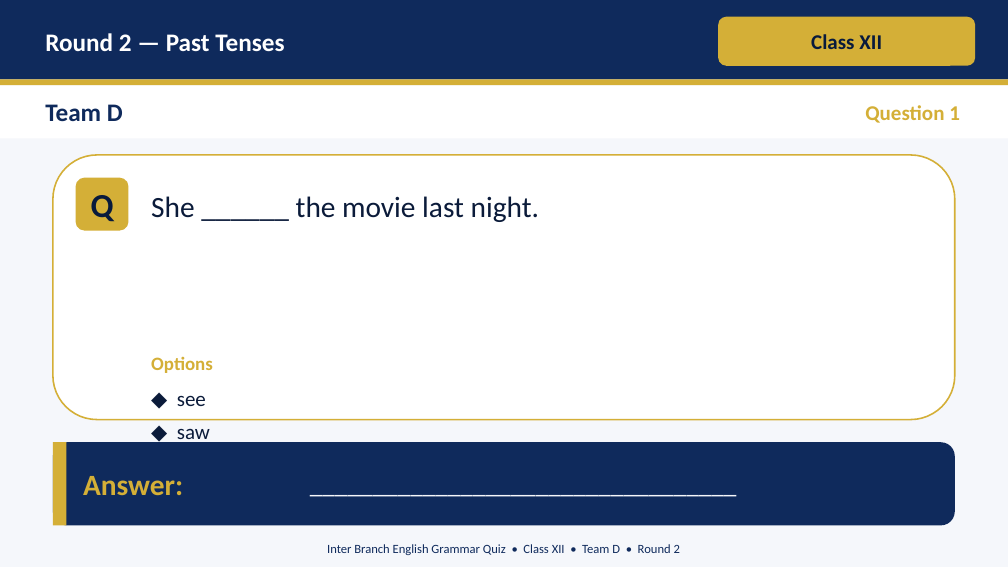
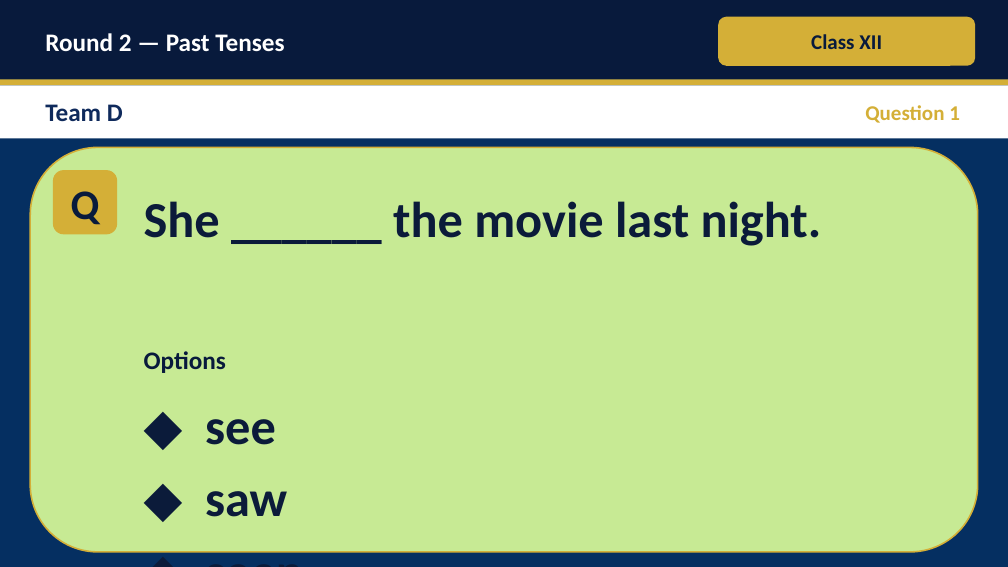
Before and after one commit to Jassi2821/Just_Learning, a slide deck: slide 25 of Inter_Branch_English_Grammar_Quiz.pptx. Drawn at 1008x567 pixels with LibreOffice and Linux fonts; fonts in the diff are those of the drawing. Boxes give left, top, right and bottom in pixels: in the first picture for what was removed or moved away, otherwise in the second. Text is boxed around its words. In the diff, an @@ line names an element or a change of style, - is before the commit and + after.

Commit message:
Restyle question slides per request
- Slide background: #052F61 (dark navy)
- Question card fill: #C7EA94 (light green)
- Question and options: 48pt bold
- Removed answer band and watermark footer
- Header band switched to NAVY_DEEP for contrast against the new bg

```diff
--- a/Inter_Branch_English_Grammar_Quiz.pptx
+++ b/Inter_Branch_English_Grammar_Quiz.pptx
@@ background #F5F7FB to #052F61 @@
@@ rectangle at [0, 0, 1008, 79]: fill #0F2A5C to #081A3C @@
@@ rounded rectangle: place and size @@
-rounded rectangle at [53, 155, 955, 420]
+rounded rectangle at [30, 147, 978, 552]
@@ rounded rectangle at [30, 147, 978, 552]: fill #FFFFFF to #C7EA94 @@
@@ text "Q": place and size @@
-text "Q" at [91, 195, 114, 222]
+text "Q" at [71, 191, 100, 225]
@@ text "Q" at [71, 191, 100, 225]: size 32 to 40 pt @@
@@ rounded rectangle: place and size @@
-rounded rectangle at [76, 178, 129, 231]
+rounded rectangle at [53, 170, 117, 234]
@@ text "She ______ the movie last ...": place and size @@
-text "She ______ the movie last ..." at [151, 196, 539, 222]
+text "She ______ the movie last ..." at [144, 201, 822, 246]
@@ text "She ______ the movie last ..." at [144, 201, 822, 246]: size 28 to 48 pt, bold on; line spacing 1.2 to 1.15 @@
@@ text "Options": place and size @@
-text "Options" at [151, 357, 213, 373]
+text "Options" at [144, 351, 226, 373]
@@ text "Options" at [144, 351, 226, 373]: size 18 to 24 pt, text colour #D4AF37 to #081A3C @@
@@ text "◆ see": place and size @@
-text "◆ see" at [177, 395, 210, 445]
+text "◆ see" at [205, 419, 287, 517]
@@ text "◆ see" at [205, 419, 287, 517]: size 20 to 48 pt, bold on; line spacing 1.3 to 1.2 @@
@@ rounded rectangle removed at [53, 442, 955, 526] @@
@@ rectangle removed at [53, 442, 67, 526] @@
@@ text removed at [302, 442, 953, 526] @@
-__________________________________
@@ text removed at [83, 476, 183, 495] @@
-Answer:
@@ text removed at [327, 544, 680, 555] @@
-Inter Branch English Grammar Quiz • Class XII • Team D • Round 2
```
Also in this commit, not shown: 59 other slides changed, 1 other file.
